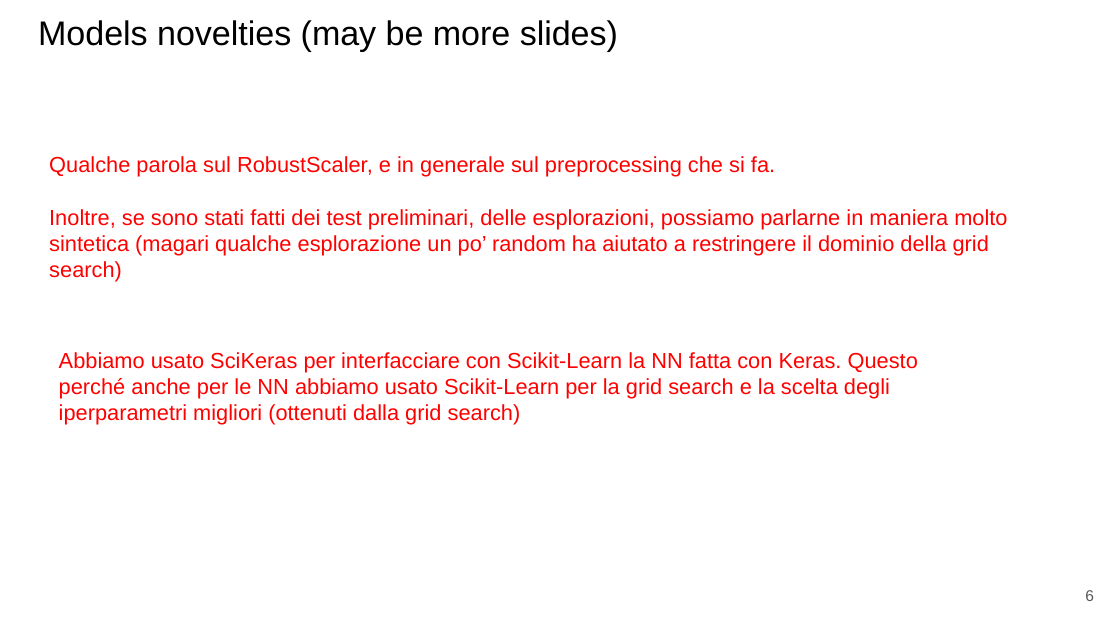
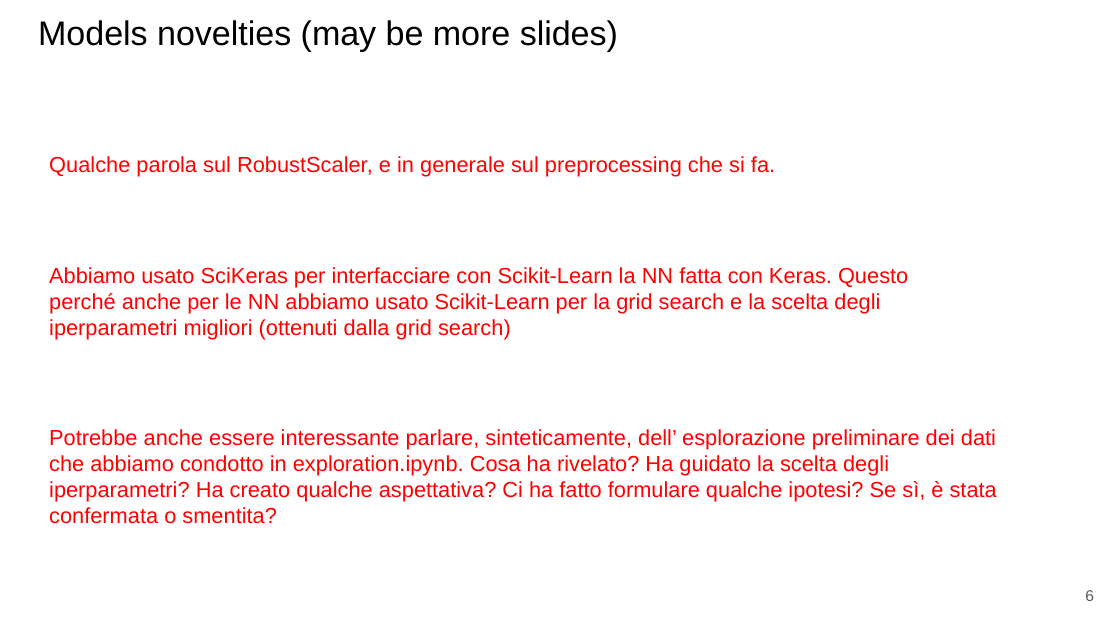
Before and after one commit to paolo-junior-mollica/machine-learning-project, a slide deck: slide 6 of relazione/ML-2023-PRJ-Slides-Demo.pptx. Drawn at 1120x630 pixels with LibreOffice and Linux fonts; fonts in the diff are those of the drawing. Boxes give left, top, right and bottom in pixels: in the first picture for what was removed or moved away, otherwise in the second. Text is boxed around its words. In the diff, an @@ line names an element or a change of style, - is before the commit and + after.

Commit message:
Updated report slideshow

```diff
--- a/relazione/ML-2023-PRJ-Slides-Demo.pptx
+++ b/relazione/ML-2023-PRJ-Slides-Demo.pptx
@@ text at (x1=49, y1=209, x2=1007, y2=282): paragraph removed @@
-Inoltre, se sono stati fatti dei test preliminari, delle esplorazioni, possiamo parlarne in maniera molto sintetica (magari qualche esplorazione un po’ random ha aiutato a restringere il dominio della grid search)
@@ text "Abbiamo usato SciKeras per interfacciare ..." moved from (x1=59, y1=352, x2=918, y2=425) to (x1=49, y1=267, x2=908, y2=340) @@
@@ text added at (x1=49, y1=429, x2=997, y2=524), 14 pt, text #FF0000 @@
+Potrebbe anche essere interessante parlare, sinteticamente, dell’ esplorazione preliminare dei dati che abbiamo condotto in exploration.ipynb. Cosa ha rivelato? Ha guidato la scelta degli iperparametri? Ha creato qualche aspettativa? Ci ha fatto formulare qualche ipotesi? Se sì, è stata confermata o smentita?
```
Also in this commit, not shown: 7 other slides changed, 5 slides added, 1 slide removed.
